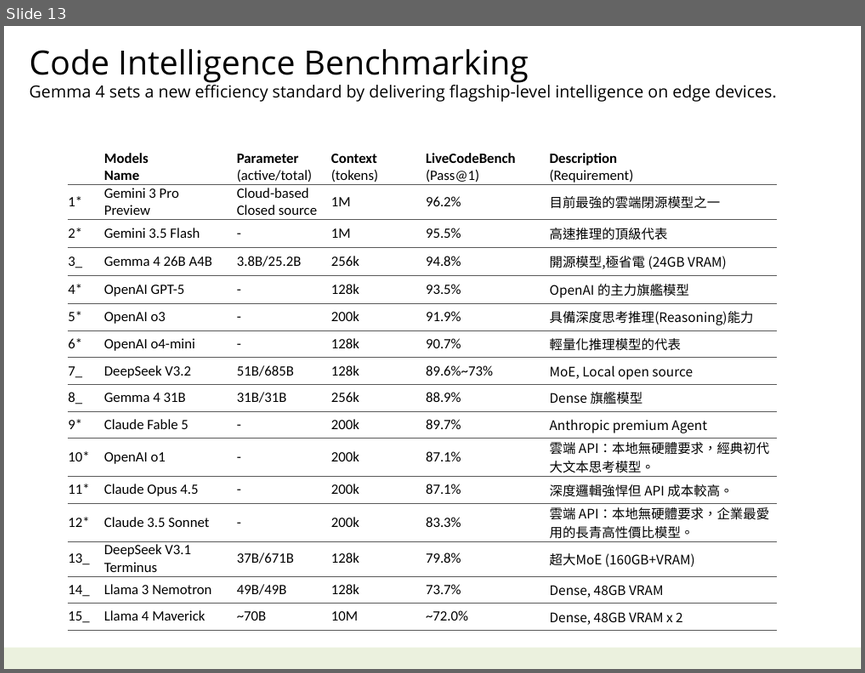
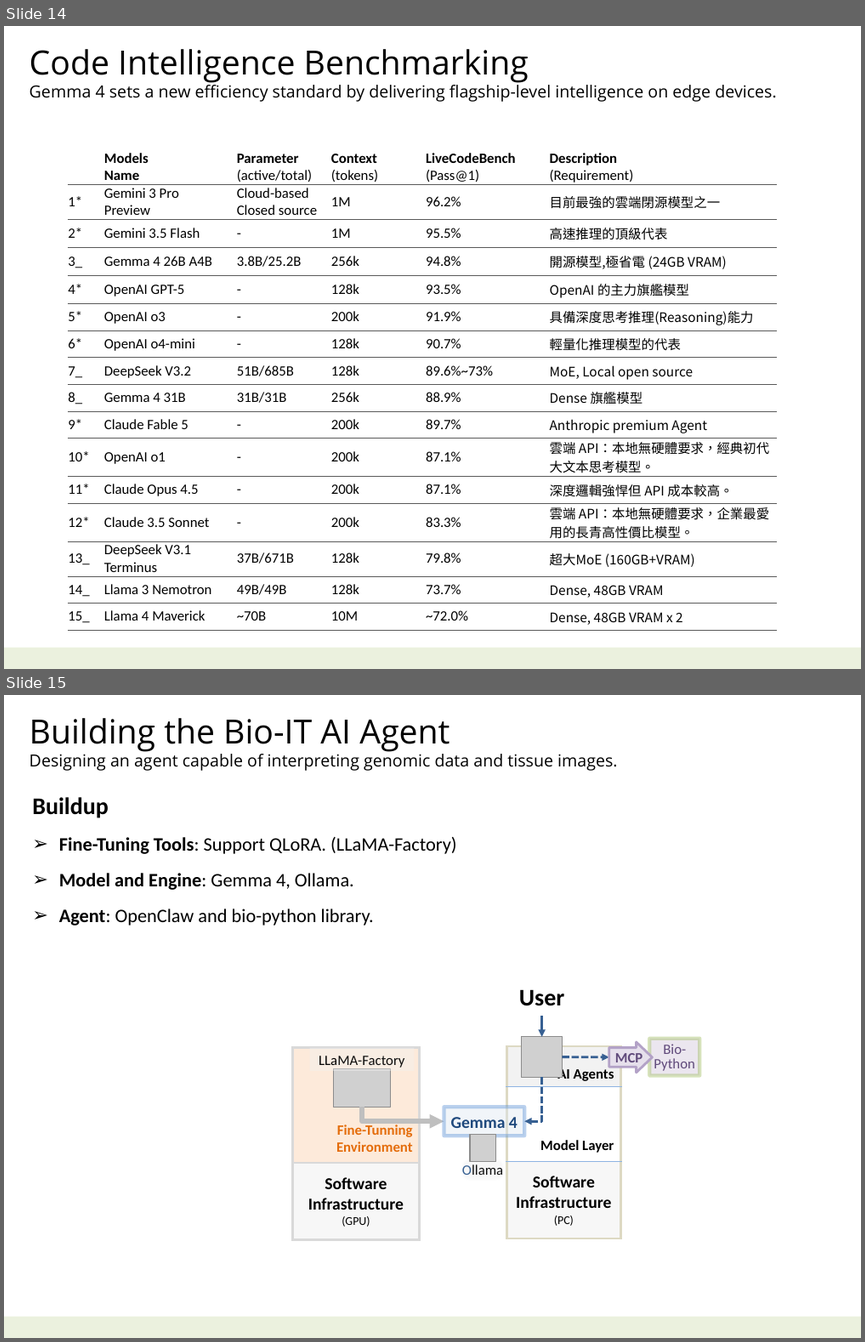
Before and after one commit to navibator/crazy-ai, a slide deck: ai-gemma.pptx. Shown one above the other, each under a label of ours: slide 13 before the commit, slides 14 and 15 after it. The pictures are 865x673 and 865x1342 pixels, drawn with LibreOffice and Linux fonts; fonts in the diff are those of the drawing; grey boxes stand for pictures. Boxes give left, top, right and bottom in pixels: in the first picture for what was removed or moved away, otherwise in the second. Text is boxed around its words. In the diff, an @@ line names an element or a change of style, - is before the commit and + after.

```diff
--- a/ai-gemma.pptx
+++ b/ai-gemma.pptx
@@ slide 15 added at [4, 695, 861, 1338], background #FFFFFF; not listed: 1 template element that a slide beside it also shows @@
@@ text added at [30, 718, 617, 771], 14 pt, text #000000 @@
+Building the Bio-IT AI Agent
+Designing an agent capable of interpreting genomic data and tissue images.
@@ text added at [32, 797, 456, 925], 16 pt, text #000000 @@
+Buildup
+➢ Fine-Tuning Tools: Support QLoRA. (LLaMA-Factory)
+➢ Model and Engine: Gemma 4, Ollama.
+➢ Agent: OpenClaw and bio-python library.
@@ text added at [519, 989, 565, 1006], 20 pt, text #000000, bold @@
+User
@@ arrow added from (542, 1015) to (542, 1037), #376092 2 pt @@
@@ table added at [293, 1047, 420, 1239], 2 rows, 1 columns @@
+Fine-Tunning / Environment
+Software / Infrastructure / (GPU)
@@ rectangle added at [310, 1047, 415, 1071], fill #F2F2F2 at 40% opacity, 12 pt, text #0D0D0D @@
+LLaMA-Factory
@@ table added at [507, 1046, 621, 1238], 3 rows, 1 columns @@
+AI Agents
+Model Layer
+Software / Infrastructure / (PC)
@@ picture added at [522, 1037, 562, 1077] @@
@@ down arrow added at [609, 1041, 652, 1072], fill #E6E0EC, outline #B3A2C7 2 pt, 12 pt, text #604A7B, bold @@
+MCP
@@ rectangle added at [649, 1038, 698, 1076], fill #E6E0EC at 80% opacity, outline #9BBB59 3 pt, 12 pt, text #604A7B @@
+Bio-
+Python
@@ picture added at [333, 1068, 390, 1106] @@
@@ arrow added from (562, 1056) to (609, 1057), #376092 2 pt dashed @@
@@ elbow arrow added from (542, 1077) to (524, 1121), #376092 2 pt dashed @@
@@ elbow arrow added from (362, 1106) to (443, 1121), #BFBFBF 4 pt @@
@@ rectangle added at [443, 1106, 524, 1135], fill #DCE6F2 at 40% opacity, outline #558ED5 3 pt, 14 pt, text #1F497D, bold @@
+Gemma 4
@@ picture added at [470, 1134, 496, 1161] @@
@@ rectangle added at [464, 1160, 501, 1178], fill #F2F2F2 at 40% opacity, 12 pt, text #0D0D0D @@
+Ollama
@@ what was slide 13 is now slide 14 @@
```
Also in this commit, not shown: 2 slides changed, 1 other slide added, 3 slides removed, 1 other file.
